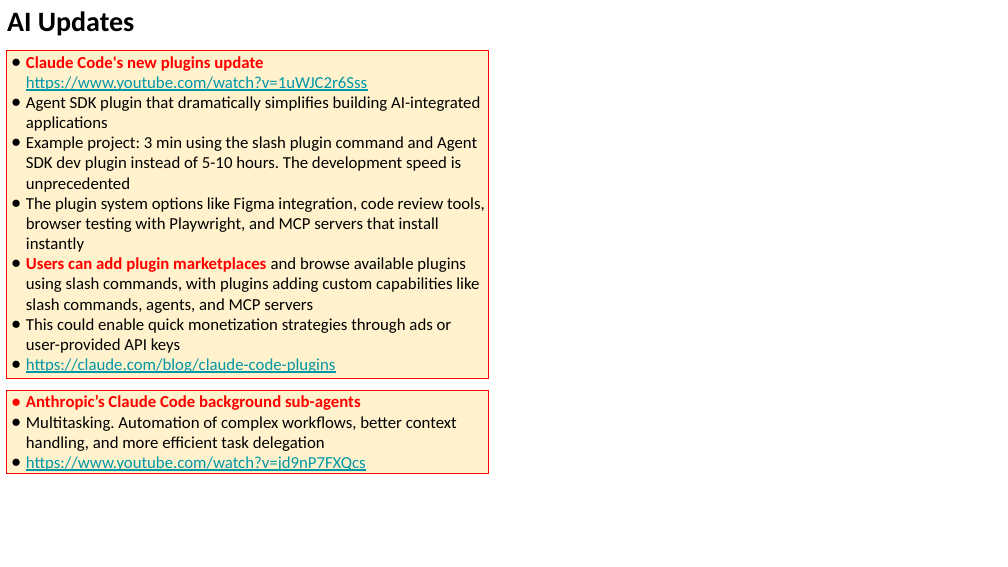
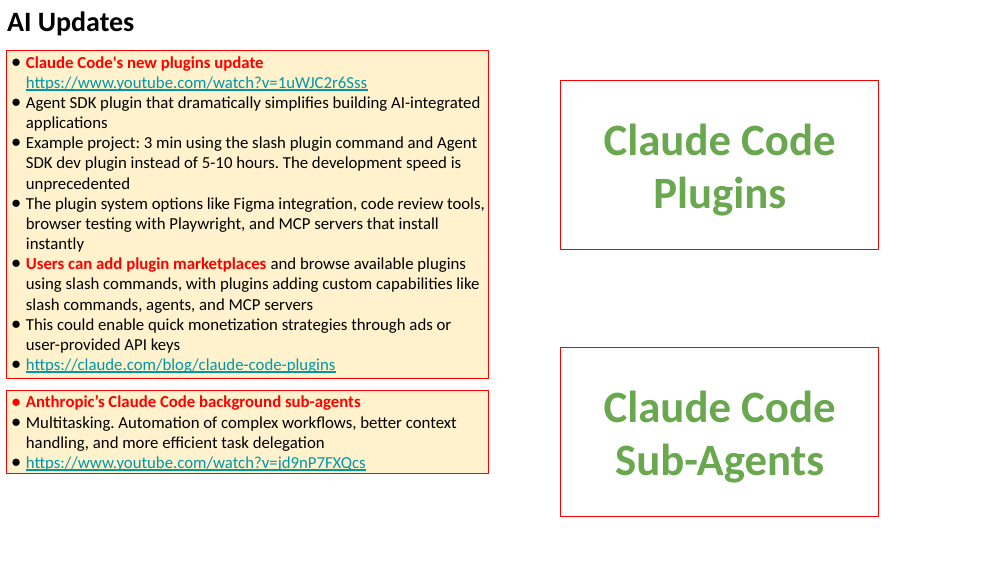
Before and after one commit to lselector/seminar, a slide deck: slide 17 of 2025/2025-12-19-AI-Updates.pptx. Drawn at 1008x567 pixels with LibreOffice and Linux fonts; fonts in the diff are those of the drawing. Boxes give left, top, right and bottom in pixels: in the first picture for what was removed or moved away, otherwise in the second. Text is boxed around its words. In the diff, an @@ line names an element or a change of style, - is before the commit and + after.

```diff
--- a/2025/2025-12-19-AI-Updates.pptx
+++ b/2025/2025-12-19-AI-Updates.pptx
@@ rectangle added at bbox=[560, 80, 879, 249], fill #FFFFFF, outline #FF0000 0.75 pt, 32 pt, text #6AA84F, bold @@
+Claude Code
+Plugins
@@ rectangle added at bbox=[560, 347, 879, 516], fill #FFFFFF, outline #FF0000 0.75 pt, 32 pt, text #6AA84F, bold @@
+Claude Code
+Sub-Agents
```
Also in this commit, not shown: 13 other slides changed, 1 slide added.
